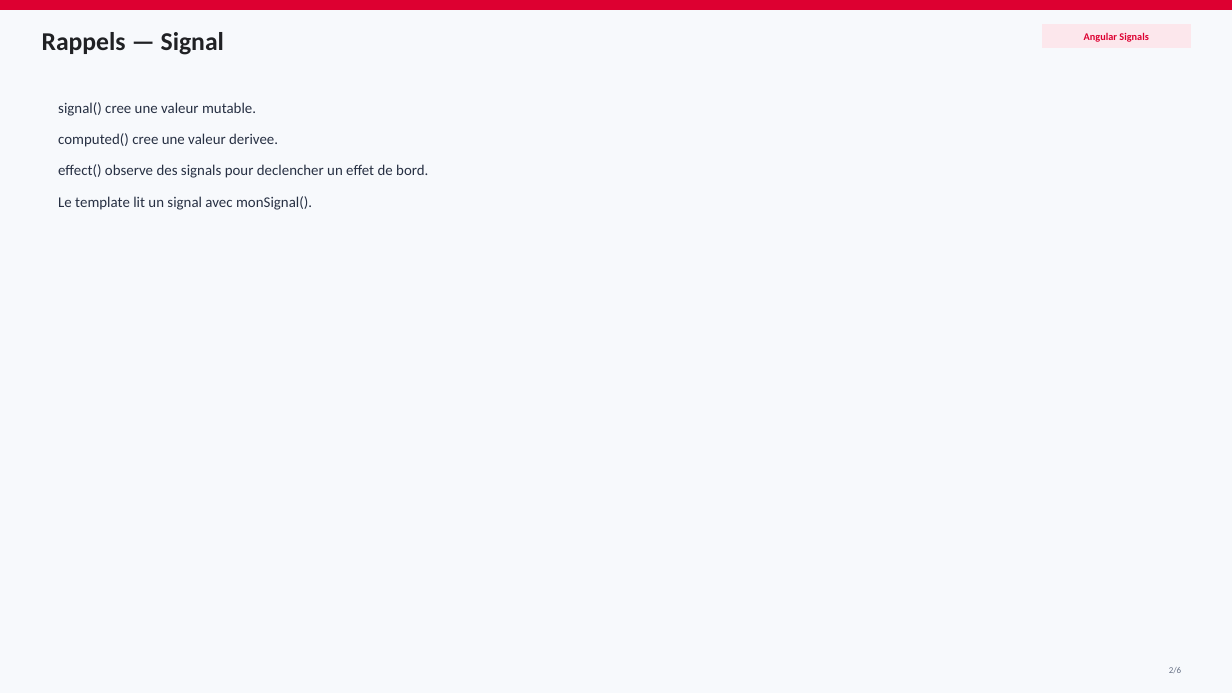
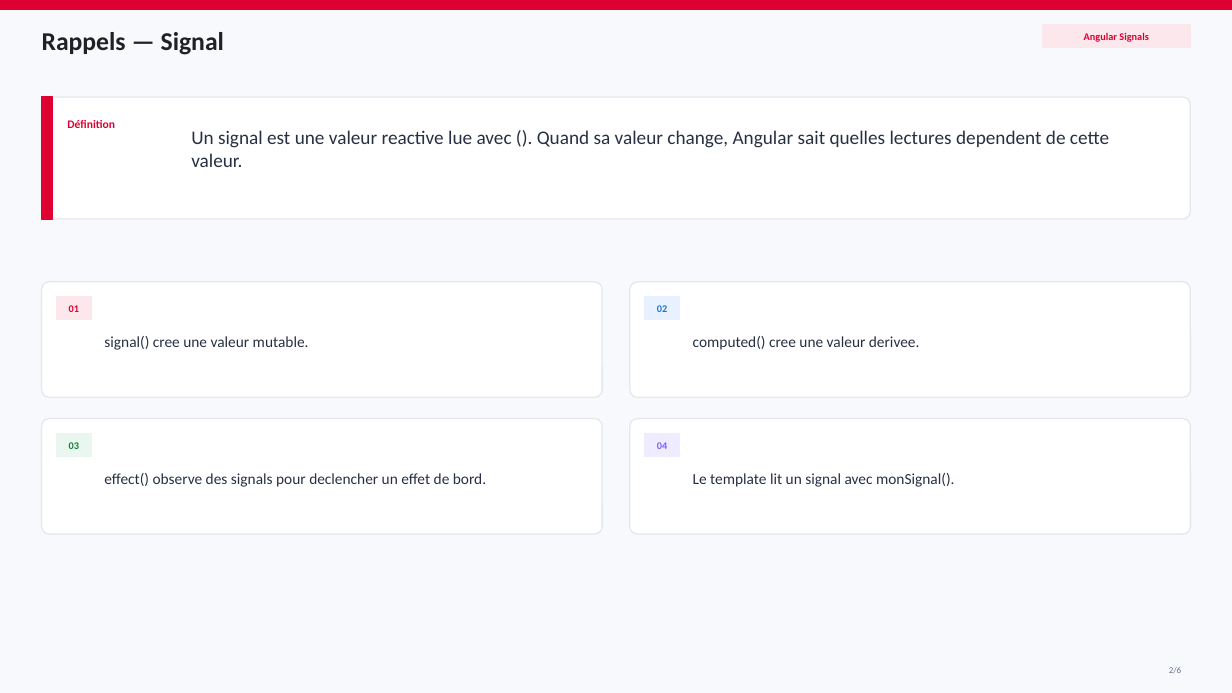
Before and after one commit to AchrafSlaoui/dojo-angular, a slide deck: slide 2 of docs/dojo-signals.pptx. Drawn at 1232x693 pixels with LibreOffice and Linux fonts; fonts in the diff are those of the drawing. Boxes give left, top, right and bottom in pixels: in the first picture for what was removed or moved away, otherwise in the second. Text is boxed around its words. In the diff, an @@ line names an element or a change of style, - is before the commit and + after.

```diff
--- a/docs/dojo-signals.pptx
+++ b/docs/dojo-signals.pptx
@@ rounded rectangle added at [42,97,1190,219], fill #FFFFFF, outline #E4E7EC 1 pt @@
@@ rectangle added at [42,97,53,219], fill #DD0031, outline #DD0031 1 pt @@
@@ text added at [67,120,115,128], 9 pt, text #DD0031, bold @@
+Définition
@@ text added at [191,130,1109,167], 15 pt, text #273043 @@
+Un signal est une valeur reactive lue avec (). Quand sa valeur change, Angular sait quelles lectures dependent de cette valeur.
@@ rounded rectangle added at [42,282,603,397], fill #FFFFFF, outline #E4E7EC 1 pt @@
@@ rectangle added at [56,297,91,320], fill #FCE7EC, outline #FCE7EC 0.75 pt, 8 pt, text #DD0031, bold @@
+01
@@ text "signal() cree une valeur mutable.": place and size @@
-text "signal() cree une valeur mutable." at [58,102,256,116]
+text "signal() cree une valeur mutable." at [104,336,309,350]
@@ rounded rectangle added at [630,282,1191,397], fill #FFFFFF, outline #E4E7EC 1 pt @@
@@ rectangle added at [645,297,680,320], fill #E8F1FF, outline #E8F1FF 0.75 pt, 8 pt, text #1976D2, bold @@
+02
@@ text "computed() cree une valeur derivee.": place and size @@
-text "computed() cree une valeur derivee." at [58,133,278,147]
+text "computed() cree une valeur derivee." at [693,336,920,350]
@@ rounded rectangle added at [42,419,603,534], fill #FFFFFF, outline #E4E7EC 1 pt @@
@@ rounded rectangle added at [630,419,1191,534], fill #FFFFFF, outline #E4E7EC 1 pt @@
@@ rectangle added at [56,433,91,457], fill #EAF7F0, outline #EAF7F0 0.75 pt, 8 pt, text #188038, bold @@
+03
@@ text "effect() observe des signals pour ...": place and size @@
-text "effect() observe des signals pour ..." at [58,164,428,178]
+text "effect() observe des signals pour ..." at [104,473,486,487]
@@ rectangle added at [645,433,680,457], fill #F0ECFF, outline #F0ECFF 0.75 pt, 8 pt, text #7B61FF, bold @@
+04
@@ size 11.6 to 12 pt in 4 elements at [104,336,309,350], [693,336,920,350], [104,473,486,487], [693,473,954,487] @@
@@ text "Le template lit un signal ...": place and size @@
-text "Le template lit un signal ..." at [58,196,312,210]
+text "Le template lit un signal ..." at [693,473,954,487]
```
Also in this commit, not shown: 3 other slides changed, 2 other files.
